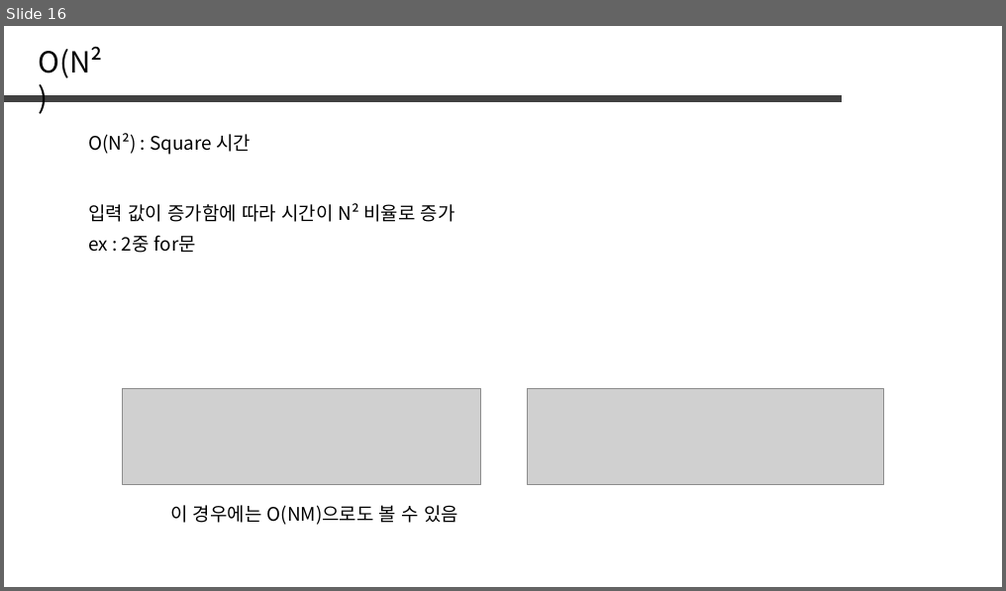
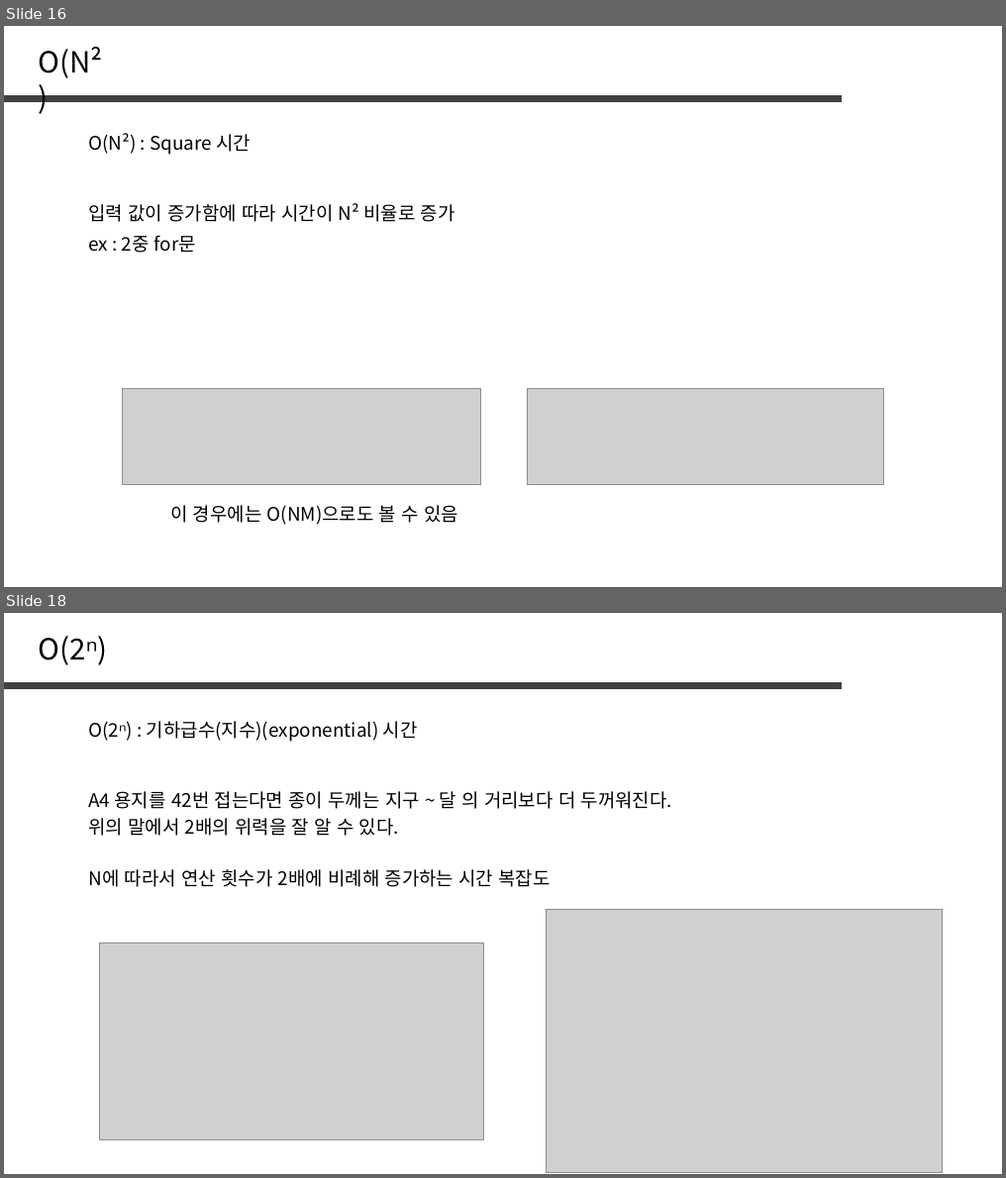
Before and after one commit to jaehoo1/PS-study, a slide deck: study/1_OT.pptx. Shown one above the other, each under a label of ours: slide 16 before the commit, slides 16 and 18 after it; the slides between them are not shown. The pictures are 1006x591 and 1006x1178 pixels, drawn with LibreOffice and Linux fonts; fonts in the diff are those of the drawing; grey boxes stand for pictures. Boxes give left, top, right and bottom in pixels: in the first picture for what was removed or moved away, otherwise in the second. Text is boxed around its words. In the diff, an @@ line names an element or a change of style, - is before the commit and + after.

```diff
--- a/study/1_OT.pptx
+++ b/study/1_OT.pptx
@@ slide 18 added at (4,613,1002,1174), background #FFFFFF @@
@@ text added at (39,636,86,665), 28 pt, text #000000 @@
+O(2ⁿ)
@@ line added from (4, 685) to (843, 685), #404040 6 pt @@
@@ text added at (88,721,418,742), 18 pt, text #000000 @@
+O(2ⁿ) : 기하급수(지수)(exponential) 시간
@@ text added at (88,791,672,809), 18 pt, text #000000 @@
+A4 용지를 42번 접는다면 종이 두께는 지구 ~ 달 의 거리보다 더 두꺼워진다.
@@ text added at (88,818,399,836), 18 pt, text #000000 @@
+위의 말에서 2배의 위력을 잘 알 수 있다.
@@ text added at (88,869,550,887), 18 pt, text #000000 @@
+N에 따라서 연산 횟수가 2배에 비례해 증가하는 시간 복잡도
@@ picture added at (546,909,943,1173) @@
@@ picture added at (100,943,483,1140) @@
```
Also in this commit, not shown: 1 slide changed, 7 other slides added.
